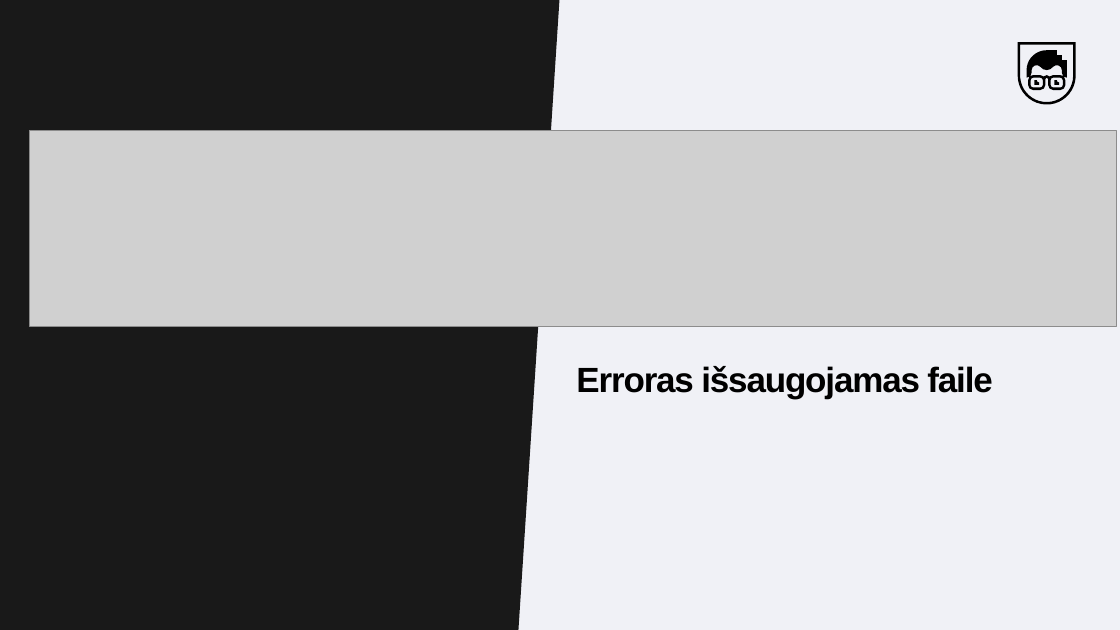
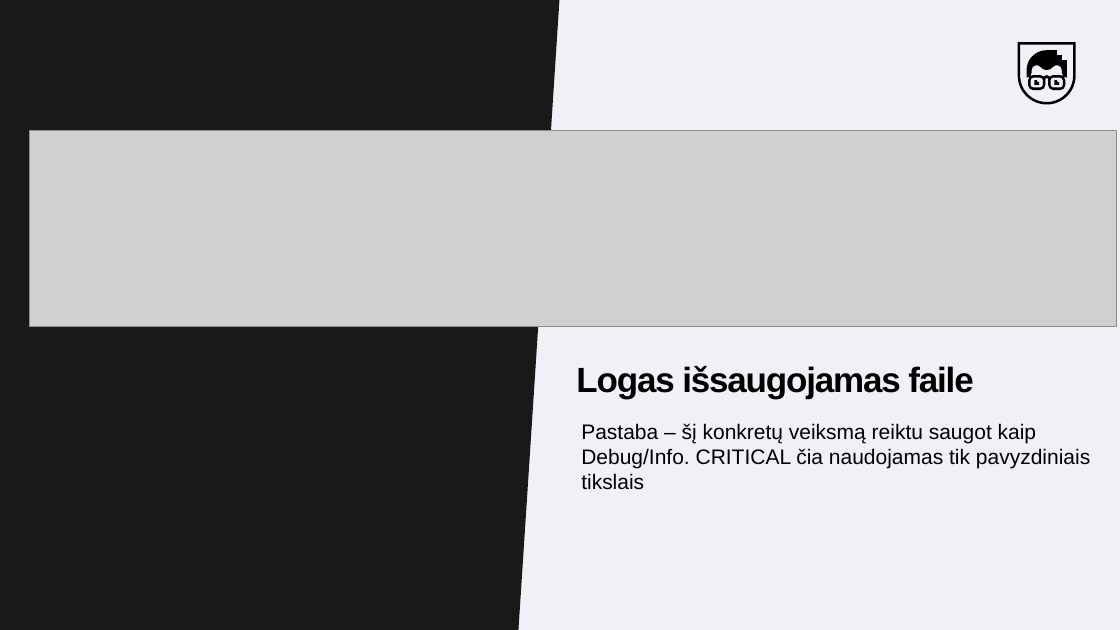
Before and after one commit to MantsSk/CA_Python, a slide deck: slide 10 of Skaidres-Medziaga/18_paskaita_Logginimas.pptx (slide 19 before the commit). Drawn at 1120x630 pixels with LibreOffice and Linux fonts; fonts in the diff are those of the drawing; grey boxes stand for pictures. Boxes give left, top, right and bottom in pixels: in the first picture for what was removed or moved away, otherwise in the second. Text is boxed around its words. In the diff, an @@ line names an element or a change of style, - is before the commit and + after.

```diff
--- a/Skaidres-Medziaga/18_paskaita_Logginimas.pptx
+++ b/Skaidres-Medziaga/18_paskaita_Logginimas.pptx
@@ text at <box>576,366,973,399</box>: text changed @@
-Erroras išsaugojamas faile
+Logas išsaugojamas faile
@@ text added at <box>581,423,1090,490</box>, 18 pt, text #000000 @@
+Pastaba – šį konkretų veiksmą reiktu saugot kaip
+Debug/Info. CRITICAL čia naudojamas tik pavyzdiniais
+tikslais
```
Also in this commit, not shown: 7 other slides changed, 9 slides removed, 2 other files.
